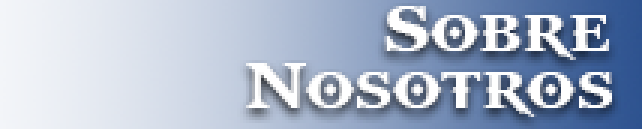
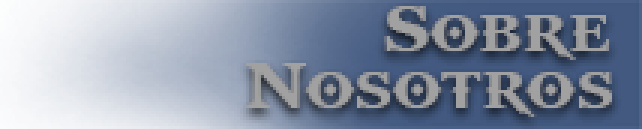
Layered file, before and after one edit (642×129). Changes by layer:
painted on "Sobre" over (x1=384, y1=6, x2=609, y2=60)
painted on "Nosotros" over (x1=246, y1=63, x2=612, y2=117)
painted on "NoHovor" over (x1=0, y1=0, x2=642, y2=129)
